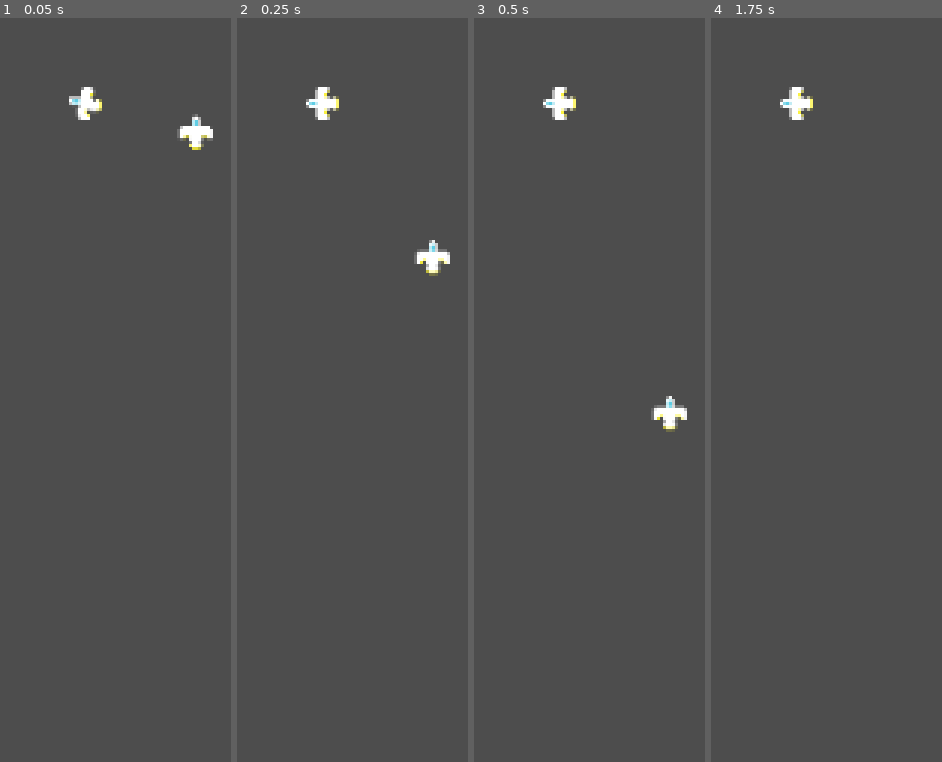
Above: before the commit, frames 1-4 (left to right).
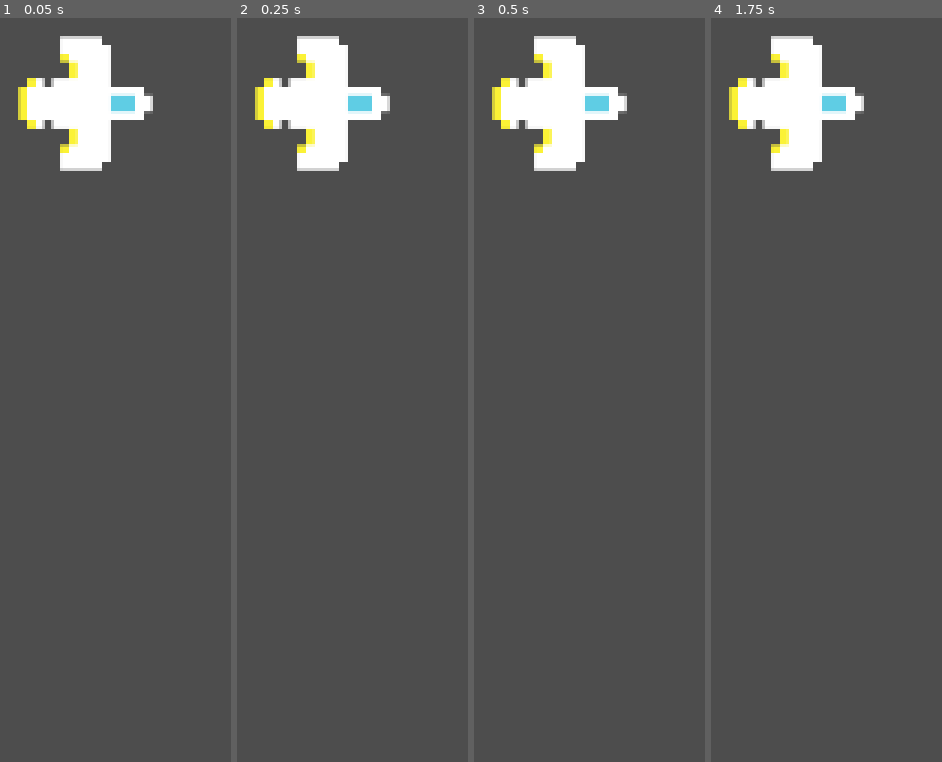
Above: after the commit, the same moments.

Repository: shap-po/attraction
Game: Godot game, scene res://scenes/main.tscn
Two runs of this game, one before a commit and one after it. Both use one fixed random seed, a clock stepped at 60 frames per second and the inputs below.
Inputs:
- Up to frame 1 (0.05 s): no input
- Up to frame 2 (0.25 s): no input
- Up to frame 3 (0.5 s): no input
- Up to frame 4 (1.75 s): hold D (steerright) 0.53-1.28 s; tap Enter at 1.25 s; hold A (steerleft) from 1.28 s (still down)

The runs differ from the first frame. In frame 1, 5.8% of the frame differs, in the area x 7-93%, y 2-21%; in frame 2, 5.8%; in frame 3, 5.8%; in frame 4, 5.3%.

Commit message:
added objects for gp
+ planet object
+ player object and primitive controls

Diff:
--- a/scenes/main.tscn
+++ b/scenes/main.tscn
@@ -1,7 +1,6 @@
-[gd_scene load_steps=3 format=3 uid="uid://01mbau86j0cn"]
+[gd_scene load_steps=2 format=3 uid="uid://01mbau86j0cn"]
 
 [ext_resource type="PackedScene" uid="uid://bg5xn3g4x7iws" path="res://scenes/player/player.tscn" id="1_o5qli"]
-[ext_resource type="Texture2D" uid="uid://cx1gc8e2co6t3" path="res://assets/textures/characters/player.png" id="2_0wfyh"]
 
 [node name="main" type="Node2D"]
 
@@ -9,8 +8,4 @@
 
 [node name="player" parent="dummy" instance=ExtResource("1_o5qli")]
 
-[node name="TEMP" type="Sprite2D" parent="dummy"]
-position = Vector2(53, -1)
-texture = ExtResource("2_0wfyh")
-
 [node name="CanvasLayer" type="CanvasLayer" parent="."]
--- /dev/null
+++ b/scenes/misc/planet.gd
@@ -0,0 +1,19 @@
+extends Node2D
+
+var gravity = 10
+var range = 100
+
+@onready var collision_planet_shape: CollisionShape2D = $collision_planet/collision_planet_shape
+@onready var gravity_range_shape: CollisionShape2D = $gravity_range/gravity_range_shape
+
+
+func _ready() -> void:
+	var range_c : CircleShape2D
+	range_c.radius = range
+	gravity_range_shape.shape = range_c
+
+
+
+
+func _on_gravity_range_area_entered(area: Area2D) -> void:
+	pass # Replace with function body.
--- /dev/null
+++ b/scenes/misc/planet.tscn
@@ -0,0 +1,28 @@
+[gd_scene load_steps=5 format=3 uid="uid://ck2ulq6fu1fu8"]
+
+[ext_resource type="Script" uid="uid://cu0a2w3pn1p43" path="res://scenes/misc/planet.gd" id="1_5x7lb"]
+[ext_resource type="Texture2D" uid="uid://05lyy3e10w87" path="res://assets/textures/planets/yourmother.png" id="2_2yvdc"]
+
+[sub_resource type="CircleShape2D" id="CircleShape2D_210hj"]
+radius = 8.0
+
+[sub_resource type="CircleShape2D" id="CircleShape2D_5x7lb"]
+radius = 47.3814
+
+[node name="planet" type="Node2D"]
+script = ExtResource("1_5x7lb")
+
+[node name="Sprite2D" type="Sprite2D" parent="."]
+texture = ExtResource("2_2yvdc")
+
+[node name="collision_planet" type="Area2D" parent="."]
+
+[node name="collision_planet_shape" type="CollisionShape2D" parent="collision_planet"]
+shape = SubResource("CircleShape2D_210hj")
+
+[node name="gravity_range" type="Area2D" parent="."]
+
+[node name="gravity_range_shape" type="CollisionShape2D" parent="gravity_range"]
+shape = SubResource("CircleShape2D_5x7lb")
+
+[connection signal="area_entered" from="gravity_range" to="." method="_on_gravity_range_area_entered"]
--- a/scenes/player/player.gd
+++ b/scenes/player/player.gd
@@ -1,12 +1,28 @@
 extends CharacterBody2D
 
-var speed = 300
+var acceleration = 10
+var friction = 5
+var speed = 0
+var agility = deg_to_rad(0)
+
+var direction = Vector2(1, 0)
 
 func _physics_process(_delta):
-	var direction = Vector2(0, -1)
-	velocity = direction * speed
 
-	if velocity != Vector2.ZERO:
-		rotation = lerp_angle(rotation, velocity.angle(), 0.5)
+	if Input.is_action_pressed("forwards"):
+		speed += acceleration
+	if Input.is_action_pressed("steerleft"):
+		self.rotation -= agility
+	if Input.is_action_pressed("steerright"):
+		self.rotation += agility
 
+	if (speed != 0):
+		if (speed >= 0):
+			speed -= friction
+		if (speed <= 0):
+			speed += friction
+		if (abs(speed) <= friction) && (!Input.is_action_pressed("forwards")):
+			speed = 0
+
+	velocity = speed * Vector2(1, 0).rotated(rotation)
 	move_and_slide()
--- a/scenes/player/player.tscn
+++ b/scenes/player/player.tscn
@@ -9,11 +9,12 @@
 [node name="player" type="CharacterBody2D"]
 script = ExtResource("1_dovo2")
 
+[node name="Sprite2D" type="Sprite2D" parent="."]
+rotation = 1.5708
+texture = ExtResource("1_8afob")
+
 [node name="CollisionShape2D" type="CollisionShape2D" parent="."]
-position = Vector2(0, 0.5)
 shape = SubResource("RectangleShape2D_dovo2")
 
-[node name="Sprite2D" type="Sprite2D" parent="."]
-texture = ExtResource("1_8afob")
-
 [node name="Camera2D" type="Camera2D" parent="."]
+zoom = Vector2(4, 4)
Binary file added: assets/textures/planets/yourmother.png
Not shown, added: assets/textures/planets/yourmother.png.import
Not shown, added: scenes/misc/planet.gd.uid
